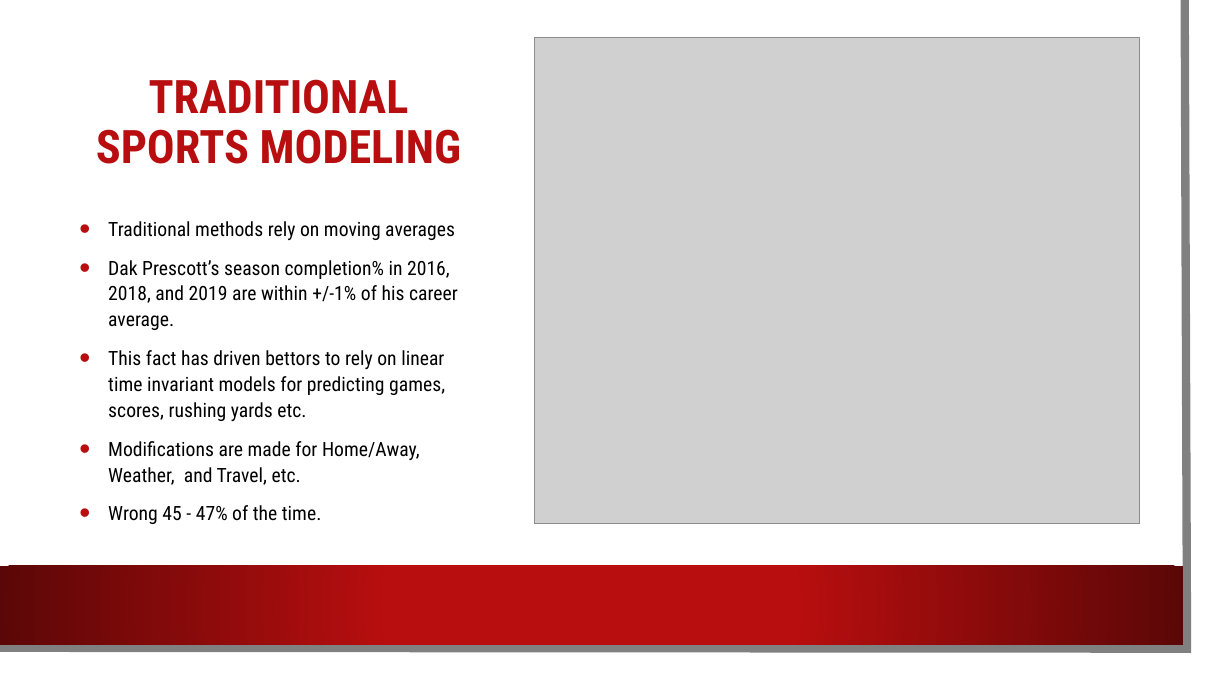
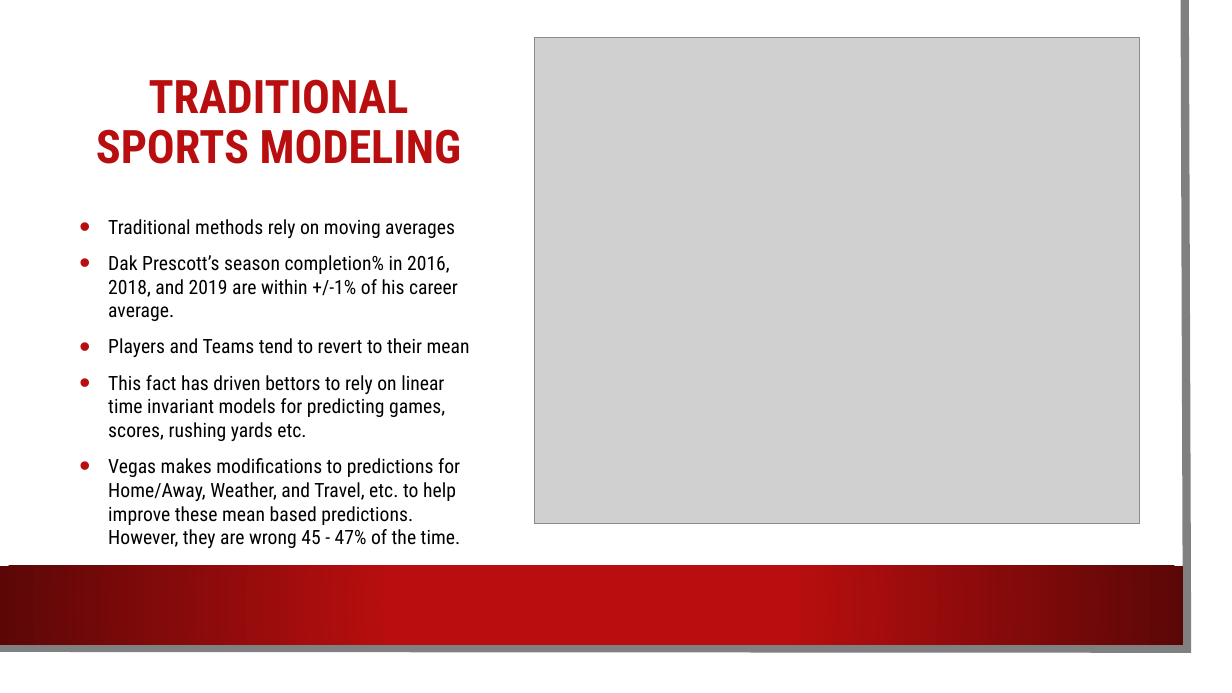
Before and after one commit to realdanielbyrne/NfL-Time-Series-Modeling, a slide deck: slide 3 of dbyrne_predicting_nfl_scores.pptx. Drawn at 1232x693 pixels with LibreOffice and Linux fonts; fonts in the diff are those of the drawing; grey boxes stand for pictures; background and template pictures are left out. Boxes give left, top, right and bottom in pixels: in the first picture for what was removed or moved away, otherwise in the second. Text is boxed around its words. In the diff, an @@ line names an element or a change of style, - is before the commit and + after.

```diff
--- a/dbyrne_predicting_nfl_scores.pptx
+++ b/dbyrne_predicting_nfl_scores.pptx
@@ text at (108, 219, 458, 441): line spacing 1.1 to 1 @@
@@ text at (108, 338, 470, 357): paragraph added @@
+• Players and Teams tend to revert to their mean
@@ text at (108, 458, 461, 548): text changed @@
-• Modifications are made for Home/Away, Weather, and Travel, etc.
-• Wrong 45 - 47% of the time.
+• Vegas makes modifications to predictions for Home/Away, Weather, and Travel, etc. to help improve these mean based predictions. However, they are wrong 45 - 47% of the time.
```
Also in this commit, not shown: 3 other slides changed, 4 other files.
